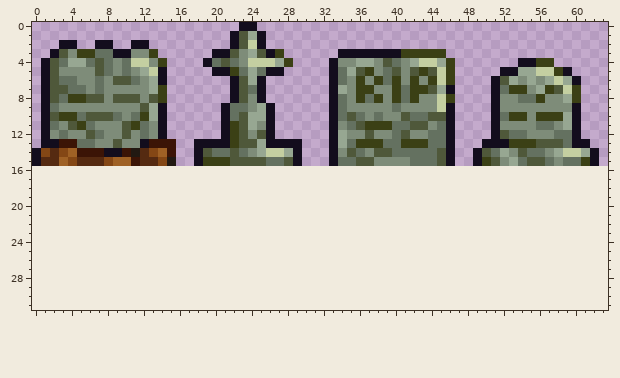
Pixel-art sprite: Base/Entities/Structures/Gravestone/Gravestone.png. Above, as it was before the edit.
The file is 64x16 pixels. The old version is drawn lined up with the new one, on the new canvas.
New version:
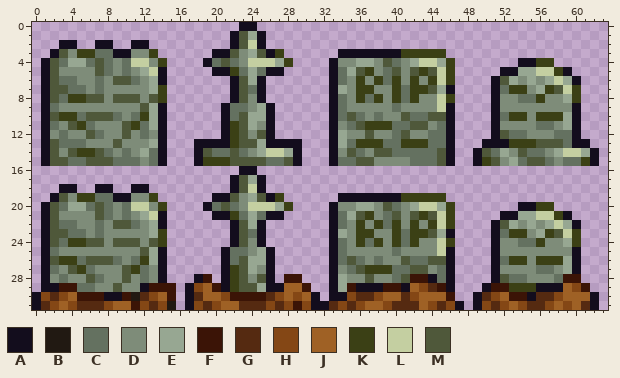
Palette (. is transparent): A #130d1d  B #211912  C #647160  D #7e8c79  E #97a792  F #3b1406  G #552a11  H #844715  J #9f6125  K #3b4015  L #c4cfa1  M #4f583a
Change:
{"change": "canvas 64x16 -> 64x32"}
{"y":11,"x":13,"old":"D","new":"E"}
{"y":13,"x":2,"old":"AFF","new":"MCC"}
{"y":13,"x":6,"old":"C","new":"D"}
{"y":13,"x":12,"old":"AFFF","new":"DEA."}
{"y":14,"x":0,"old":"AHGHJFFFAAFBGHJF","new":".AMDMKKMCDCDECA."}
{"y":15,"x":0,"old":"AGGJHGGGHJJFGGHB","new":".AMMCCMMMCCCDCA."}
{"y":16,"x":23,"old":"..","new":"AA"}
{"y":17,"x":22,"old":"....","new":"AMEA"}
{"y":18,"x":3,"old":"..","new":"AA"}
{"y":18,"x":7,"old":"..","new":"AA"}
{"y":18,"x":11,"old":"..","new":"AA"}
{"y":18,"x":22,"old":"....","new":"AMLA"}
{"y":19,"x":2,"old":"............","new":"AMDKKCCAADDK"}
{"y":19,"x":20,"old":"........","new":"AAMDEMAK"}
{"y":19,"x":34,"old":"............","new":"AAAAAAAKKKKK"}
{"y":20,"x":1,"old":"..............","new":"AMCEECMCDCLLDK"}
{"y":20,"x":19,"old":"..........","new":"ACMCDLLLEK"}
{"y":20,"x":33,"old":"..............","new":"ADDEEDMCDELLEK"}
{"y":20,"x":54,"old":"....","new":"AAKK"}
{"y":21,"x":1,"old":"..............","new":"AMDDDDMCDCDELA"}
{"y":21,"x":20,"old":"........","new":"AAKCECAA"}
{"y":21,"x":33,"old":"..............","new":"ACEMKDCMDMKMLK"}
{"y":21,"x":52,"old":"........","new":"AAEELLKA"}
{"y":22,"x":1,"old":"..............","new":"AMCCDDCDMMCDEA"}
{"y":22,"x":22,"old":"....","new":"AMEA"}
{"y":22,"x":33,"old":"..............","new":"ACDKDKCKDKDKLK"}
{"y":22,"x":51,"old":"..........","new":"AMEDEDELEA"}
{"y":23,"x":1,"old":"..............","new":"AMMCCDCDDDDDEK"}
{"y":23,"x":22,"old":"....","new":"AMCA"}
{"y":23,"x":33,"old":"..............","new":"AEDKKDDKCKKMEA"}
{"y":23,"x":51,"old":"..........","new":"ACKKDEKMLK"}
{"y":24,"x":1,"old":"..............","new":"AMCKKMMDMMMDMK"}
{"y":24,"x":22,"old":"....","new":"AMDA"}
{"y":24,"x":33,"old":"..............","new":"ACDKCKDKCKDDLK"}
{"y":24,"x":51,"old":"..........","new":"ADDCCKDDEK"}
{"y":25,"x":1,"old":"..............","new":"ACDDDDDDDDDMEA"}
{"y":25,"x":21,"old":"......","new":"ACCDEA"}
{"y":25,"x":33,"old":"..............","new":"ACDDDDDCDDDDLA"}
{"y":25,"x":51,"old":"..........","new":"ADDDDDDDDA"}
{"y":26,"x":1,"old":"..............","new":"AMKKCMMMCDCKEA"}
{"y":26,"x":21,"old":"......","new":"ACMEEA"}
{"y":26,"x":33,"old":"..............","new":"ACMCDCDDMCCMMA"}
{"y":26,"x":51,"old":"..........","new":"ACKKDKKKEA"}
{"y":27,"x":1,"old":"..............","new":"ACDMKCDDDMKCDA"}
{"y":27,"x":21,"old":"......","new":"AKMEDA"}
{"y":27,"x":33,"old":"..............","new":"ADCMKKKCCMMDCA"}
{"y":27,"x":51,"old":"..........","new":"ADDDDCCDEA"}
{"y":28,"x":1,"old":"..............","new":"ADCDDMCDDMDCDA"}
{"y":28,"x":18,"old":"..","new":"AF"}
{"y":28,"x":21,"old":"......","new":"AKMDMA"}
{"y":28,"x":28,"old":"..","new":"FF"}
{"y":28,"x":33,"old":"..............","new":"AEDDMDDCMFFACA"}
{"y":28,"x":51,"old":"..........","new":"AMCCDDDCFF"}
{"y":29,"x":1,"old":"...............","new":"AAFFCCDDMDDAFFF"}
{"y":29,"x":17,"old":"..............","new":"AHJFAKMMEAAJJF"}
{"y":29,"x":33,"old":"..............","new":"AEFAAAFFAJHGFA"}
{"y":29,"x":50,"old":"............","new":"AFFKKKAAAJHF"}
{"y":30,"x":0,"old":"................","new":"AHGHJFFFAAFBGHJF"}
{"y":30,"x":17,"old":"...............","new":"AGJJHFFFFGHJHJA"}
{"y":30,"x":33,"old":"..............","new":"AAHGGHJJGHJJJF"}
{"y":30,"x":49,"old":"..............","new":"AGHJFFAGGHJJJA"}
{"y":31,"x":0,"old":"................","new":"AGHJHGGGHJJFHGHB"}
{"y":31,"x":17,"old":"...............................","new":"AHGHJJGGGHGHFHAAGHGHJJHGGGJHGHA"}
{"y":31,"x":49,"old":"..............","new":"AHGHJHGGHJHJGA"}
